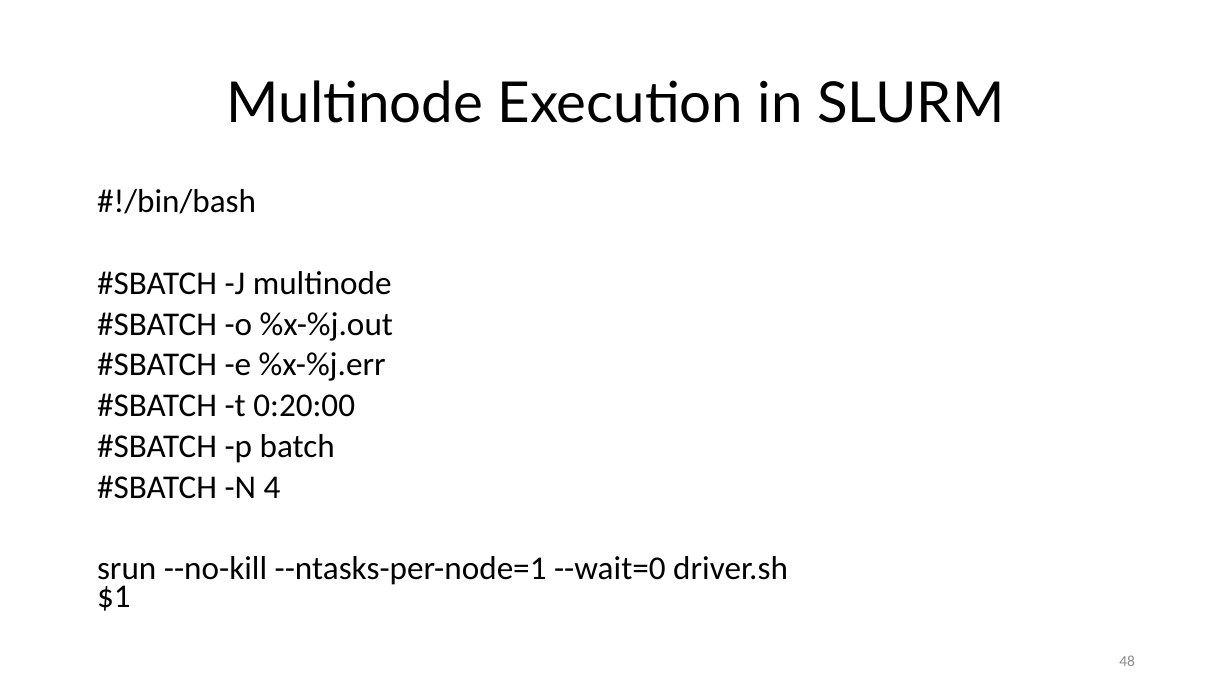
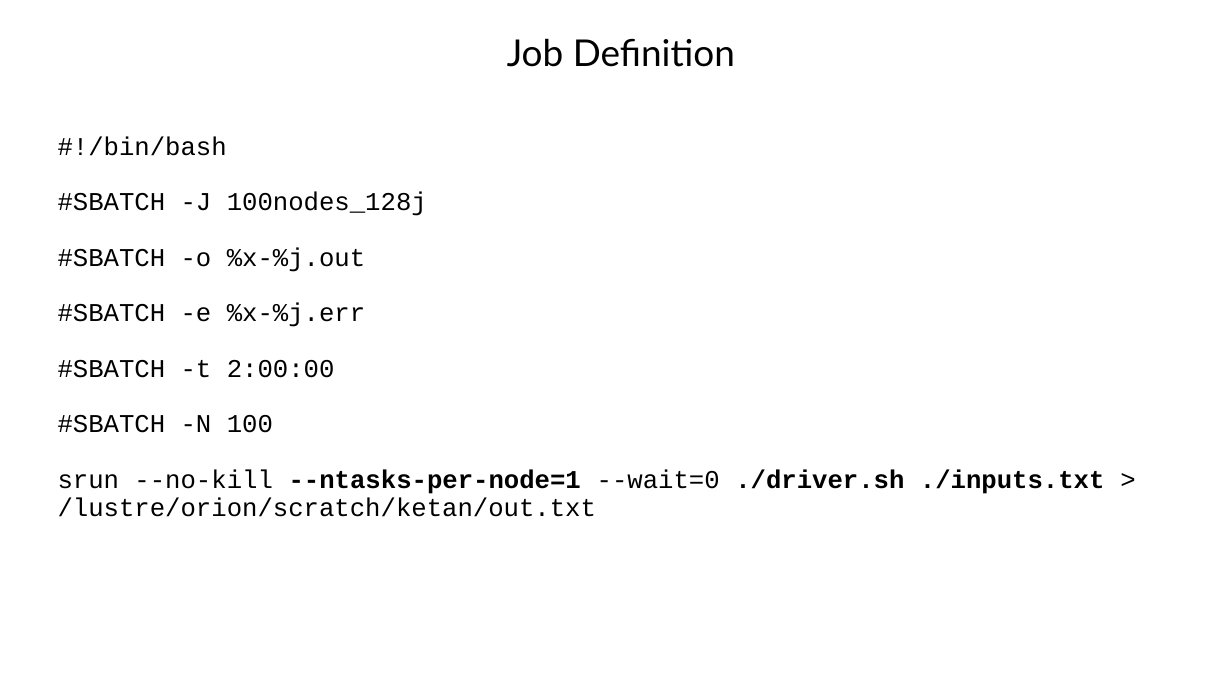
Before and after one commit to ketancmaheshwari/pearc24tut, a slide deck: slide 52 of gnu-parallel-tutorial.pptx (slide 48 before the commit). Drawn at 1232x693 pixels with LibreOffice and Linux fonts; fonts in the diff are those of the drawing. Boxes give left, top, right and bottom in pixels: in the first picture for what was removed or moved away, otherwise in the second. Text is boxed around its words. In the diff, an @@ line names an element or a change of style, - is before the commit and + after.

```diff
--- a/gnu-parallel-tutorial.pptx
+++ b/gnu-parallel-tutorial.pptx
@@ title added at [507,38,735,67], 21.6 pt, text #000000 @@
+Job Definition
@@ title removed at [227,80,1004,123] @@
-Multinode Execution in SLURM
@@ text at [58,136,1105,517]: text changed; size 19.4 to 15 pt; font Calibri to Courier New @@
-#!/bin/bash
-#SBATCH -J multinode
-#SBATCH -o %x-%j.out
-#SBATCH -e %x-%j.err
-#SBATCH -t 0:20:00
-#SBATCH -p batch
-#SBATCH -N 4
-srun --no-kill --ntasks-per-node=1 --wait=0 driver.sh $1
+#!/bin/bash
+#SBATCH -J 100nodes_128j
+#SBATCH -o %x-%j.out
+#SBATCH -e %x-%j.err
+#SBATCH -t 2:00:00
+#SBATCH -N 100
+srun --no-kill --ntasks-per-node=1 --wait=0 ./driver.sh ./inputs.txt > /lustre/orion/scratch/ketan/out.txt
@@ page number removed at [1119,655,1135,666] @@
-48
```
Also in this commit, not shown: 12 other slides changed, 15 slides added, 5 slides removed, 2 other files.
